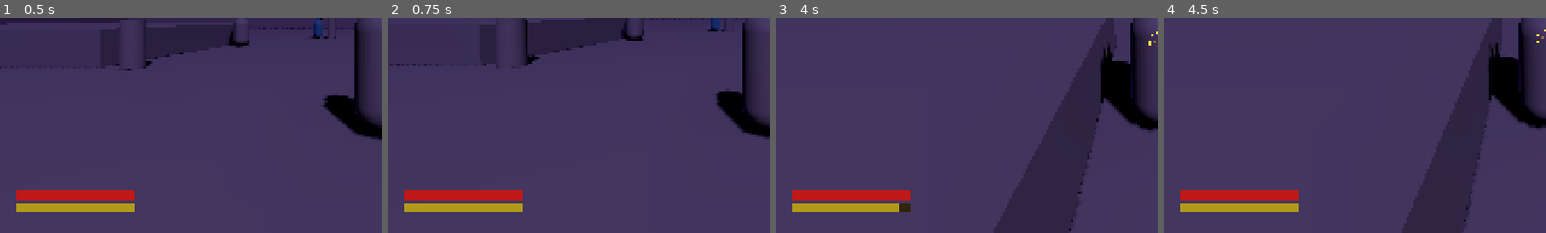
Above: before the commit, frames 1-4 (left to right).
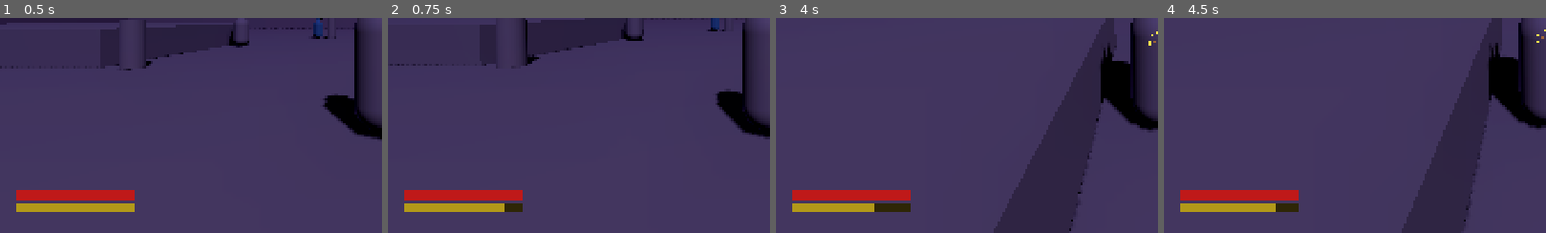
Above: after the commit, the same moments.

Repository: ninjahawk/Clauden-Ring
Game: Godot game, scene res://scenes/world/Main.tscn
Two runs of this game, one before a commit and one after it. Both use one fixed random seed, a clock stepped at 60 frames per second and the inputs below.
Inputs (mouse positions are % of the whole screen's width and height, from its top left):
- Up to frame 1 (0.5 s): no input
- Up to frame 2 (0.75 s): tap Enter at 0.5 s; move the mouse to (49, 52) at 0.52 s; hold W (move_forward) from 0.53 s (still down); hold Right mouse button (attack_heavy) from 0.53 s (still down)
- Up to frame 3 (4 s): move the mouse to (57, 51) at 1.27 s; release Right mouse button (attack_heavy) at 1.28 s; right-click (57, 51) at 1.35 s; move the mouse to (42, 49) at 2.02 s; press the mouse at (42, 49) at 2.03 s; right-click (42, 49) at 2.3 s; move the mouse to (51, 50) at 2.77 s; release W (move_forward) at 2.78 s; release the mouse at (51, 50) at 2.78 s; hold A (move_left) 2.78-3.53 s; tap Space (dodge) at 2.85 s; right-click (51, 50) at 3.05 s; move the mouse to (46, 48) at 3.52 s; hold W (move_forward) from 3.53 s (still down); hold Middle mouse button (lock_on) from 3.53 s (still down); right-click (46, 48) at 3.8 s
- Up to frame 4 (4.5 s): keep holding W (move_forward); move the mouse to (55, 50) at 4.27 s; release Middle mouse button (lock_on) at 4.28 s; right-click (55, 50) at 4.35 s
The pictures show only the part of the screen within x 0-50%, y 50-100%; the shares and areas given below are measured in that part.

Frame 1 is identical in both runs. In frame 2, 0.2% of the frame differs, in the area x 30-36%, y 86-91%; in frame 3, 0.3%, in the area x 25-33%, y 86-91%; in frame 4, 0.2%.

Commit message:
Heavy attack (RMB, 35dmg, stamina cost), camera shake on hit/death, CameraShake autoload

Diff:
--- a/project.godot
+++ b/project.godot
@@ -15,6 +15,10 @@
 run/main_scene="res://scenes/world/Main.tscn"
 config/features=PackedStringArray("4.6", "Forward Plus")
 config/icon="res://icon.svg"
+
+[autoload]
+
+CameraShake="*res://scripts/CameraShake.gd"
 
 [display]
 
--- a/scenes/player/Player.gd
+++ b/scenes/player/Player.gd
@@ -14,6 +14,10 @@
 const ATTACK_RANGE := 2.2
 const ATTACK_DAMAGE := 20.0
 const ATTACK_COOLDOWN := 0.6
+const HEAVY_RANGE := 3.0
+const HEAVY_DAMAGE := 35.0
+const HEAVY_COOLDOWN := 1.0
+const HEAVY_STAMINA_COST := 20.0
 const LOCK_RANGE := 15.0
 const LOCK_CAM_SPEED := 6.0
 
@@ -49,6 +53,8 @@
 		_start_dodge()
 	if event.is_action_pressed("attack_light") and attack_timer <= 0.0 and not is_dodging:
 		_attack_light()
+	if event.is_action_pressed("attack_heavy") and attack_timer <= 0.0 and not is_dodging and stamina >= HEAVY_STAMINA_COST:
+		_attack_heavy()
 	if event.is_action_pressed("lock_on"):
 		_toggle_lock()
 	if event.is_action_pressed("ui_cancel"):
@@ -204,10 +210,35 @@
 		if body and body.has_method("take_damage"):
 			body.take_damage(ATTACK_DAMAGE)
 
+func _attack_heavy() -> void:
+	stamina -= HEAVY_STAMINA_COST
+	attack_timer = HEAVY_COOLDOWN
+	var attack_fwd: Vector3
+	if lock_target:
+		var to_target: Vector3 = lock_target.global_position - global_position
+		to_target.y = 0.0
+		attack_fwd = to_target.normalized() if to_target.length() > 0.1 else -model.global_transform.basis.z
+	else:
+		attack_fwd = -model.global_transform.basis.z
+	var hit_pos: Vector3 = global_position + Vector3(0, 1.0, 0) + attack_fwd * (HEAVY_RANGE * 0.5)
+	var space_state := get_world_3d().direct_space_state
+	var query := PhysicsShapeQueryParameters3D.new()
+	var sphere := SphereShape3D.new()
+	sphere.radius = HEAVY_RANGE * 0.5
+	query.shape = sphere
+	query.transform = Transform3D(Basis(), hit_pos)
+	query.exclude = [self]
+	for hit in space_state.intersect_shape(query, 8):
+		var body: Object = hit.get("collider")
+		if body and body.has_method("take_damage"):
+			body.take_damage(HEAVY_DAMAGE)
+	CameraShake.add_trauma(0.25)
+
 func take_damage(amount: float) -> void:
 	if is_invincible or is_dead:
 		return
 	hp = maxf(hp - amount, 0.0)
+	CameraShake.add_trauma(clampf(amount / HP_MAX * 1.5, 0.15, 0.8))
 	if hp <= 0.0:
 		_die()
 
@@ -217,6 +248,7 @@
 	is_invincible = false
 	lock_target = null
 	velocity = Vector3.ZERO
+	CameraShake.add_trauma(1.0)
 	died.emit()
 
 func respawn() -> void:
--- /dev/null
+++ b/scripts/CameraShake.gd
@@ -0,0 +1,38 @@
+extends Node
+
+# Attach to any node. Call CameraShake.add_trauma(amount) from anywhere.
+# Reads/writes the spring_arm on the player's camera pivot.
+
+const DECAY := 2.8
+const MAX_OFFSET := 0.06
+const MAX_ROLL := 0.04
+
+var trauma: float = 0.0
+var noise_y: float = 0.0
+var noise_x: float = 0.0
+var _time: float = 0.0
+
+func add_trauma(amount: float) -> void:
+	trauma = minf(trauma + amount, 1.0)
+
+func _process(delta: float) -> void:
+	if trauma <= 0.0:
+		return
+	_time += delta * 8.0
+	trauma = maxf(trauma - DECAY * delta, 0.0)
+	var shake := trauma * trauma
+	var player := get_tree().get_first_node_in_group("player")
+	if not player:
+		return
+	var spring_arm: Node = player.get_node_or_null("CameraPivot/SpringArm3D")
+	if not spring_arm:
+		return
+	var camera: Node = spring_arm.get_node_or_null("Camera3D")
+	if not camera:
+		return
+	var ox: float = (sin(_time * 1.3) * 2.0 - 1.0) * MAX_OFFSET * shake
+	var oy: float = (sin(_time * 1.7 + 1.0) * 2.0 - 1.0) * MAX_OFFSET * shake
+	var roll: float = (sin(_time * 0.9 + 2.0) * 2.0 - 1.0) * MAX_ROLL * shake
+	camera.set("h_offset", ox)
+	camera.set("v_offset", oy)
+	camera.rotation.z = roll
Not shown, added: scripts/CameraShake.gd.uid
